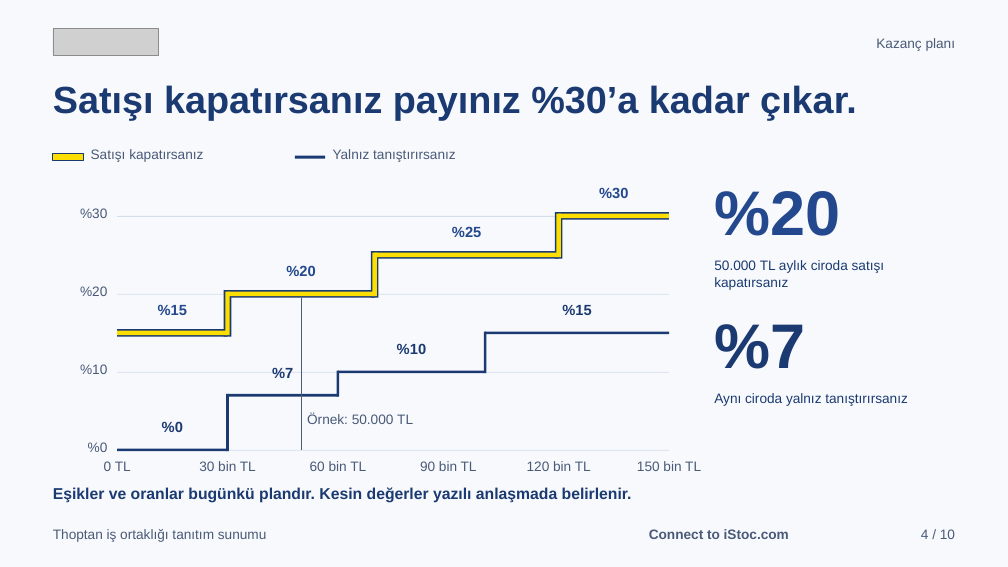
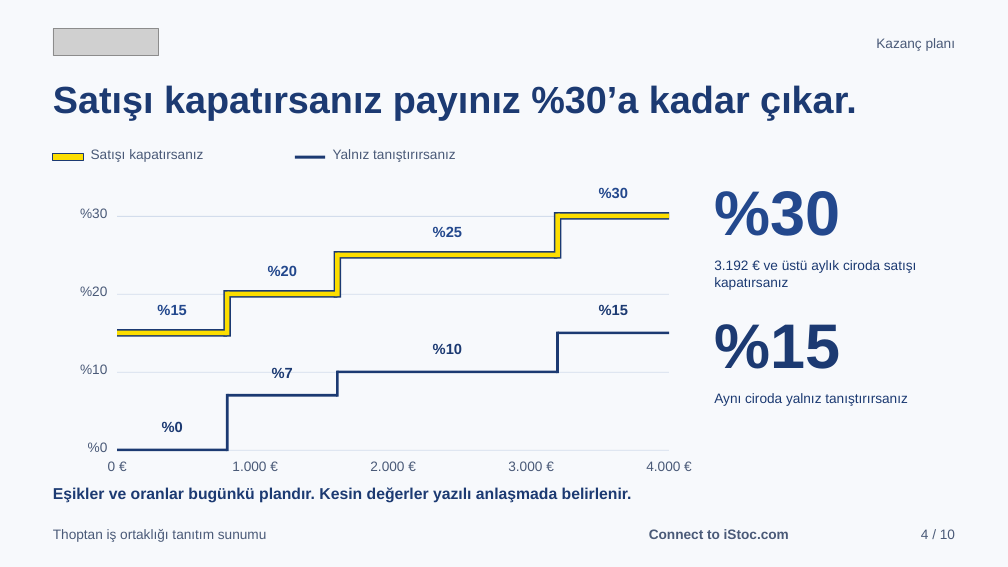
Before and after one commit to karacaismail/19ekim, a slide deck: slide 4 of public/indir/istoc/istoc-is-ortakligi-sunum.pptx. Drawn at 1008x567 pixels with LibreOffice and Linux fonts; fonts in the diff are those of the drawing; grey boxes stand for pictures. Boxes give left, top, right and bottom in pixels: in the first picture for what was removed or moved away, otherwise in the second. Text is boxed around its words. In the diff, an @@ line names an element or a change of style, - is before the commit and + after.

Commit message:
iStoc kazanç planını euroya taşı, büyüyen müşteri senaryosu ekle
- Sitede iStoc eşikleri 798, 1.596 ve 3.192 € oldu. Örnek ciro 3.192 € oldu.
- Segika değerleri TL kaldı. Para birimi projeye göre seçilir.
- iStoc kayıt anahtarı v8 oldu. Eski TL kaydı euro gibi okunmaz.
- Üç belgede sabit ciro örneği kalktı. Yerine büyüyen müşteri senaryosu geldi.
- Senaryo 1., 3., 6., 12. ay, 2. yıl ve 4. yıl için iki tutar gösterir.
- Seviye yolu, kilometre taşları ve üç senaryo tablosu eklendi.
- TL karşılığı yalnız küçük kur kutusunda görünür. Kutuda kur tarihi yazar.
- "13. aydan sonraki oranlar" tablosu üç belgeye girdi.
- Kadrolu uzman bilgisi üç belgeden çıktı. Sitedeki kadrolu bölümü değişmedi.
- Senaryo hesabı veri.mjs içindedir. Bağımsız sağlaması vardır.
- Node test aracıyla birim testleri eklendi: npm run birim.

```diff
--- a/public/indir/istoc/istoc-is-ortakligi-sunum.pptx
+++ b/public/indir/istoc/istoc-is-ortakligi-sunum.pptx
@@ text at [714, 191, 840, 236]: text changed @@
-%20
+%30
@@ text "%25": place and size @@
-text "%25" at [452, 227, 481, 237]
+text "%25" at [433, 227, 462, 237]
@@ text "%20": place and size @@
-text "%20" at [286, 265, 315, 276]
+text "%20" at [268, 265, 297, 276]
@@ rectangle: place and size @@
-rectangle at [371, 251, 379, 298]
+rectangle at [333, 251, 341, 298]
@@ rectangle: place and size @@
-rectangle at [373, 253, 377, 296]
+rectangle at [335, 253, 340, 296]
@@ rectangle: place and size @@
-rectangle at [375, 251, 559, 259]
+rectangle at [337, 251, 557, 259]
@@ rectangle: place and size @@
-rectangle at [375, 253, 559, 257]
+rectangle at [337, 253, 557, 257]
@@ text at [714, 260, 917, 290]: text changed @@
-50.000 TL aylık ciroda satışı kapatırsanız
+3.192 € ve üstü aylık ciroda satışı kapatırsanız
@@ rectangle: place and size @@
-rectangle at [228, 290, 375, 298]
+rectangle at [228, 290, 338, 298]
@@ rectangle: place and size @@
-rectangle at [228, 292, 375, 296]
+rectangle at [228, 292, 338, 296]
@@ rectangle removed at [301, 298, 302, 450] @@
@@ text "%15": place and size @@
-text "%15" at [562, 305, 591, 315]
+text "%15" at [599, 305, 628, 315]
@@ text at [714, 324, 840, 369]: text changed @@
-%7
+%15
@@ text "%10": place and size @@
-text "%10" at [397, 343, 426, 354]
+text "%10" at [433, 343, 462, 354]
@@ rectangle: place and size @@
-rectangle at [484, 332, 487, 374]
+rectangle at [557, 332, 560, 374]
@@ rectangle: place and size @@
-rectangle at [485, 332, 669, 335]
+rectangle at [558, 332, 669, 335]
@@ rectangle: place and size @@
-rectangle at [338, 371, 485, 374]
+rectangle at [337, 371, 557, 374]
@@ text removed at [307, 413, 413, 424] @@
-Örnek: 50.000 TL
@@ text at [108, 461, 116, 471]: text changed @@
-0 TL
+0 €
@@ text removed at [199, 461, 256, 471] @@
-30 bin TL
@@ text added at [232, 461, 266, 471], 13 pt, text #4A5A78 @@
+1.000 €
@@ text removed at [310, 461, 366, 471] @@
-60 bin TL
@@ text added at [370, 461, 404, 471], 13 pt, text #4A5A78 @@
+2.000 €
@@ text removed at [420, 461, 477, 471] @@
-90 bin TL
@@ text added at [508, 461, 542, 471], 13 pt, text #4A5A78 @@
+3.000 €
@@ text removed at [527, 461, 591, 471] @@
-120 bin TL
@@ text at [646, 461, 680, 471]: text changed @@
-150 bin TL
+4.000 €
```
Also in this commit, not shown: 3 other slides changed, 2 slides added, 2 slides removed, 35 other files.
